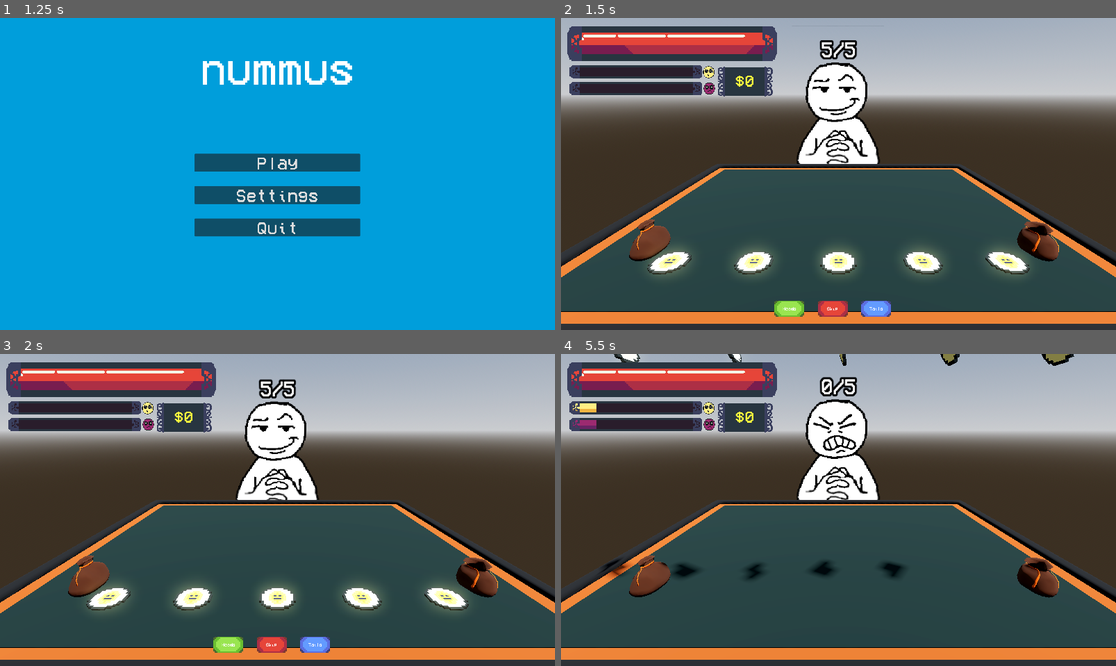
Above: before the commit, frames 1-4 (two rows, left to right).
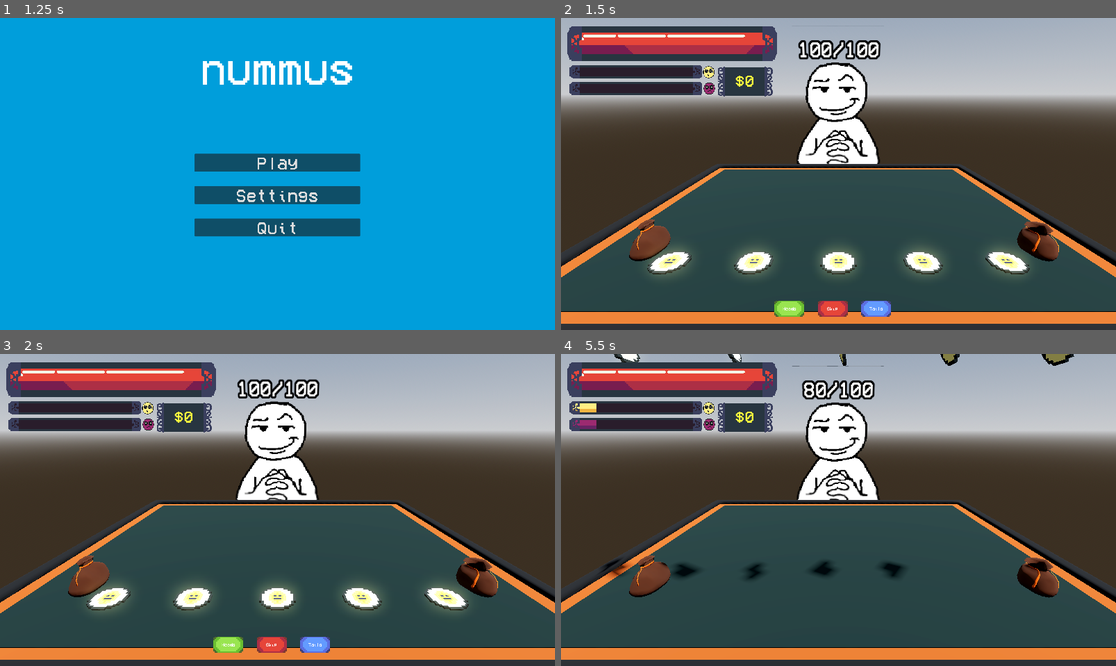
Above: after the commit, the same moments.

Repository: nianjindev/nummus
Game: Godot game, scene res://gui/splash_screen/splash_screen_manager.tscn
Same seed, same stepped clock (60 frames per second), same inputs: the game is played once before the commit and once after it. The engine's default icon, where the game draws it, is replaced by a stand-in: a white triangle on a blue panel in a dark square.
Inputs (mouse positions are in pixels of both pictures, inside the frame that each line leads up to):
- Up to frame 1 (1.25 s): tap Enter at 0.5 s; move the mouse to (399, 158) at 0.52 s; click (399, 158) at 0.67 s; tap Space at 0.77 s
- Up to frame 2 (1.5 s): click "Play" at 1.25 s
- Up to frame 3 (2 s): no input
- Up to frame 4 (5.5 s): click "Skip" at 2 s; click "Skip" at 2.75 s; click "Heads" at 3.5 s; move the mouse to (727, 525) at 4.27 s; click (727, 525) at 4.42 s; tap Space at 4.52 s; click "Tails" at 5 s

Frame 1 is identical in both runs. In frame 2, 0.7% of the frame differs, in the area x 42-58%, y 7-14%; in frame 3, 0.7%; in frame 4, 2.2%, in the area x 41-59%, y 3-47%.

Commit message:
modular and fixed

Diff:
--- a/nummus-game/base_objects/enemy.gd
+++ b/nummus-game/base_objects/enemy.gd
@@ -6,14 +6,21 @@
 @onready var health_text: Label3D = $EnemySprite/HealthText
 @export var enemy_id: EnemyStats
 @onready var animated_sprite: AnimatedSprite3D = $EnemySprite
+
+var max_health: int
 var health: int
+
+var hurt_small_length: float = 0.5
+var hurt_medium_length: float = 1
+
 
 func _ready():
 	Signalbus.change_enemy_health.connect(change_health)
+	animated_sprite.sprite_frames = enemy_id.enemy_expressions
 	health = enemy_id.health
-	animated_sprite.sprite_frames = enemy_id.enemy_expressions
+	max_health = enemy_id.health
 	animated_sprite.play("neutral")
-
+	health_text.text = str(health as int)+"/" + str(max_health)
 	# transform
 	position = Vector3(-1.604,1,0.0)
 	rotate_y(PI/2)
@@ -21,10 +28,10 @@
 
 func play_hurt_animation():
 	animated_sprite.play("hurt")
-	animation_player.play("hurt_small")
-	await animation_player.animation_finished
+	animation_player.speed_scale = 0
+	await get_tree().create_timer(hurt_small_length).timeout
+	animation_player.speed_scale = 1
 	animated_sprite.play("neutral")
-	animation_player.play("idle")
 
 func play_death_animation():
 	animated_sprite.play("very_hurt")
@@ -54,4 +61,4 @@
 			take_damage(amount - health)
 		else:
 			heal(health - amount)
-	health_text.text = str(health as int)+"/5"
+	health_text.text = str(health as int)+"/" + str(max_health)
--- a/nummus-game/resources/enemies/smug_man.tres
+++ b/nummus-game/resources/enemies/smug_man.tres
@@ -60,7 +60,7 @@
 }],
 "loop": true,
 "name": &"neutral",
-"speed": 5.0
+"speed": 6.0
 }, {
 "frames": [{
 "duration": 1.0,
@@ -82,5 +82,5 @@
 [resource]
 script = ExtResource("1_kbqwn")
 enemy_expressions = SubResource("SpriteFrames_kbqwn")
-health = 10
+health = 100
 metadata/_custom_type_script = "uid://dlb0rp3fkxykt"
